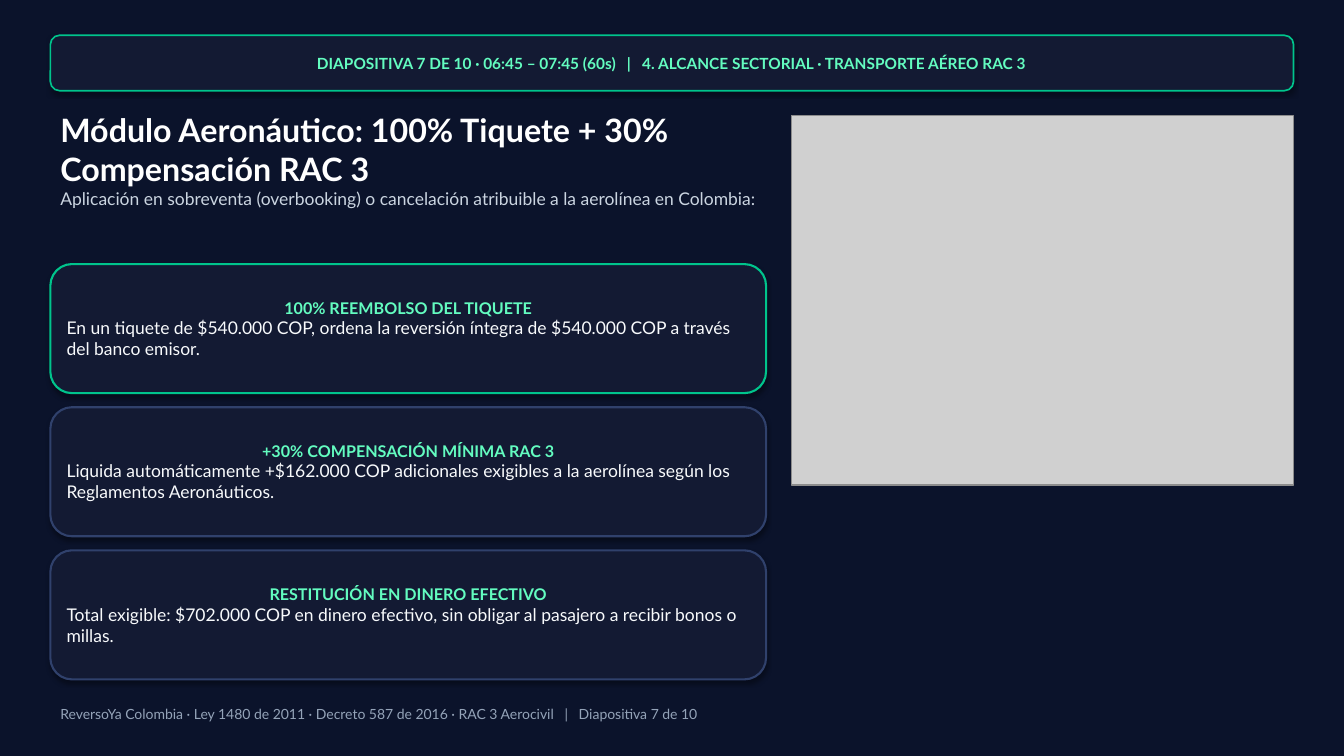
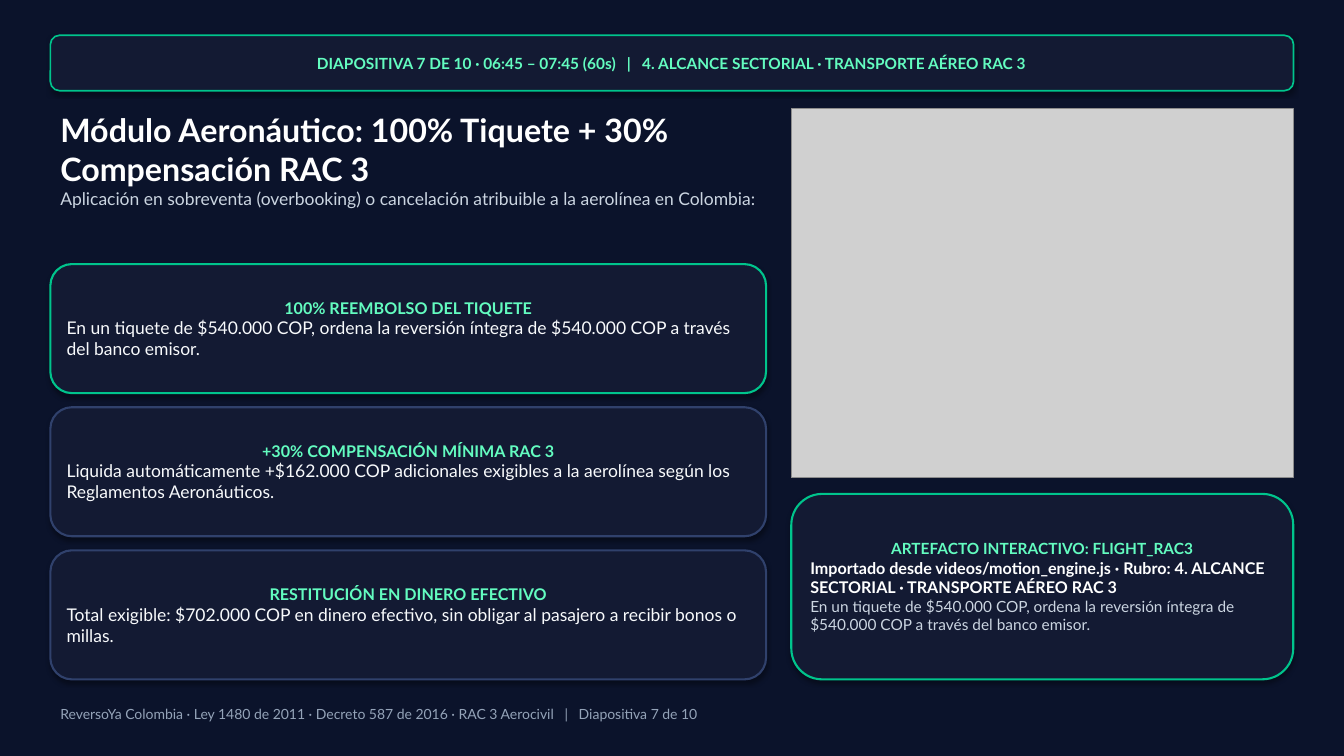
Before and after one commit to seagomezar/reversoya, a slide deck: slide 7 of ReversoYa_Presentacion_10Minutos.pptx. Drawn at 1344x756 pixels with LibreOffice and Linux fonts; fonts in the diff are those of the drawing; grey boxes stand for pictures. Boxes give left, top, right and bottom in pixels: in the first picture for what was removed or moved away, otherwise in the second. Text is boxed around its words. In the diff, an @@ line names an element or a change of style, - is before the commit and + after.

```diff
--- a/ReversoYa_Presentacion_10Minutos.pptx
+++ b/ReversoYa_Presentacion_10Minutos.pptx
@@ picture: place and size @@
-picture at [791,116,1294,485]
+picture at [791,109,1294,478]
@@ rounded rectangle added at [791,494,1294,680], fill #131A33, outline #00C48C 1.5 pt, 11 pt, text #CBD5E1, bold @@
+ARTEFACTO INTERACTIVO: FLIGHT_RAC3
+Importado desde videos/motion_engine.js · Rubro: 4. ALCANCE SECTORIAL · TRANSPORTE AÉREO RAC 3
+En un tiquete de $540.000 COP, ordena la reversión íntegra de $540.000 COP a través del banco emisor.
```
Also in this commit, not shown: 9 other slides changed, 7 other files.
